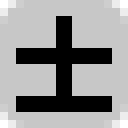
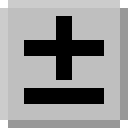
Comparing the layer stacks of the two 128x128 images. Changes:
removed layer "±" over bbox(16, 16, 112, 112)
renamed "Hintergrund" to "Background", painted on it over bbox(0, 0, 128, 128)
